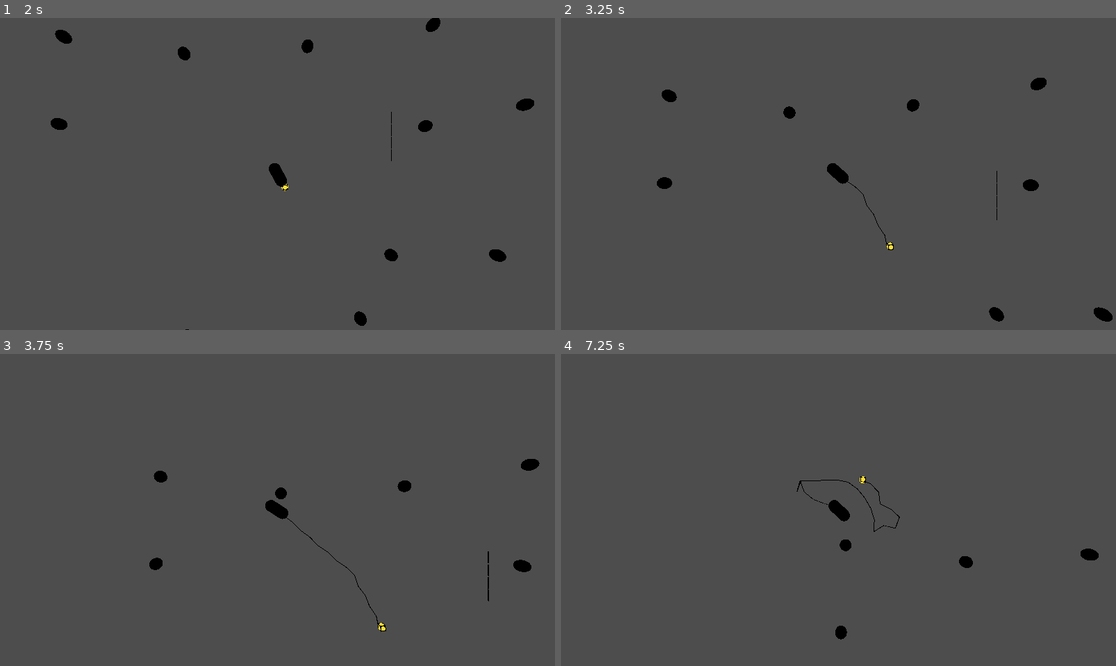
Above: before the commit, frames 1-4 (two rows, left to right).
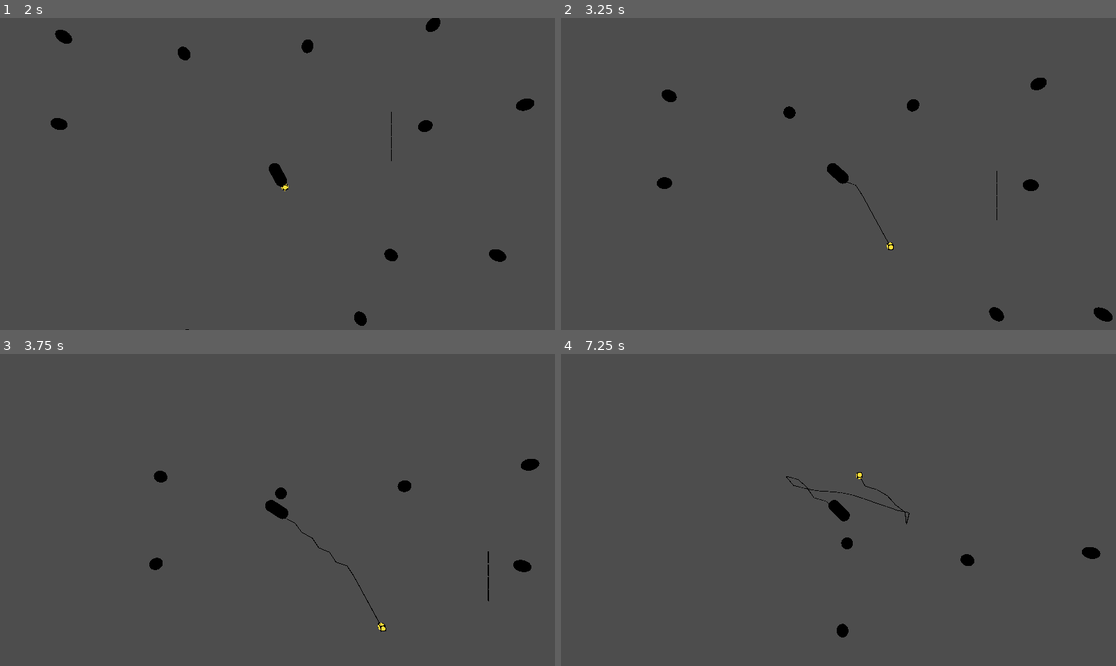
Above: after the commit, the same moments.

Repository: ALP-Games/Asteroid-collection-game
Game: Godot game, scene res://levels/world.tscn
The game is run twice, just before and just after one commit, with the same random seed, the same clock (stepped at 60 frames per second) and the same inputs.
Inputs (mouse positions are in pixels of both pictures, inside the frame that each line leads up to):
- Up to frame 1 (2 s): tap Enter at 0.5 s; move the mouse to (399, 158) at 0.52 s; hold D (rot_right) 0.53-1.28 s; click (399, 158) at 0.6 s; tap Space (stop) at 1.25, 1.35 s; move the mouse to (166, 189) at 1.27 s; hold S (reverse) from 1.28 s (still down)
- Up to frame 2 (3.25 s): move the mouse to (894, 105) at 2.02 s; release S (reverse) at 2.03 s; hold D (rot_right) 2.03-2.78 s; click (894, 105) at 2.1 s; move the mouse to (810, 236) at 2.77 s; hold W (thrust) from 2.78 s (still down); tap Space (stop) at 2.85 s; click (810, 236) at 2.92 s
- Up to frame 3 (3.75 s): move the mouse to (444, 556) at 3.52 s; release W (thrust) at 3.53 s; hold A (rot_left) from 3.53 s (still down); click (444, 556) at 3.6 s
- Up to frame 4 (7.25 s): move the mouse to (672, 463) at 4.27 s; tap Space (stop) at 4.35, 5.85 s; move the mouse to (866, 510) at 5.02 s; release A (rot_left) at 5.03 s; hold S (reverse) 5.03-5.78 s; click (866, 510) at 5.1 s; move the mouse to (755, 432) at 5.77 s; hold D (rot_right) 5.78-6.53 s; move the mouse to (960, 494) at 6.52 s; hold W (thrust) from 6.53 s (still down); click (960, 494) at 6.6 s

Frame 1 is identical in both runs. In frame 2, less than 0.1% of the frame differs, in the area x 51-60%, y 52-74%; in frame 3, less than 0.1%; in frame 4, 0.4%, in the area x 40-98%, y 37-92%.

Commit message:
removed extension

Diff:
--- a/actors/anchor.tscn
+++ b/actors/anchor.tscn
@@ -47,4 +47,3 @@
 transform = Transform3D(1, 0, 0, 0, 1, 0, 0, 0, 1, 0, 0, -0.291043)
 
 [node name="RopeEnd" type="Node3D" parent="."]
-transform = Transform3D(1, 0, 0, 0, 1, 0, 0, 0, 1, 0, 0, 0.28)
--- /dev/null
+++ b/actors/hook.tscn
@@ -0,0 +1,50 @@
+[gd_scene load_steps=7 format=3 uid="uid://cel7gr1l4orx3"]
+
+[ext_resource type="Script" uid="uid://piyisi5o6pl3" path="res://actors/rope_segment.gd" id="1_p38s4"]
+
+[sub_resource type="StandardMaterial3D" id="StandardMaterial3D_p38s4"]
+albedo_color = Color(0.38, 0.38, 0.38, 1)
+metallic = 0.7
+
+[sub_resource type="BoxMesh" id="BoxMesh_p38s4"]
+material = SubResource("StandardMaterial3D_p38s4")
+size = Vector3(0.45, 0.45, 0.1)
+
+[sub_resource type="StandardMaterial3D" id="StandardMaterial3D_b33q5"]
+albedo_color = Color(0.38, 0.38, 0.38, 1)
+metallic = 0.7
+
+[sub_resource type="PrismMesh" id="PrismMesh_p38s4"]
+material = SubResource("StandardMaterial3D_b33q5")
+left_to_right = 0.3
+size = Vector3(0.2, 0.35, 0.45)
+
+[sub_resource type="BoxShape3D" id="BoxShape3D_b33q5"]
+size = Vector3(0.45, 0.45, 0.45)
+
+[node name="Hook" type="RigidBody3D"]
+script = ExtResource("1_p38s4")
+
+[node name="Graphics" type="Node3D" parent="."]
+transform = Transform3D(1, 0, 0, 0, 0.418124, 0, 0, 0, 1, 0, 0, 0)
+
+[node name="MeshInstance3D" type="MeshInstance3D" parent="Graphics"]
+transform = Transform3D(1, 0, 0, 0, 1, 0, 0, 0, 1, 0, 0, 0.174098)
+mesh = SubResource("BoxMesh_p38s4")
+
+[node name="MeshInstance3D2" type="MeshInstance3D" parent="Graphics"]
+transform = Transform3D(1, 0, 0, 0, -4.37114e-08, 1, 0, -1, -4.37114e-08, -0.125, 0, -0.050193)
+mesh = SubResource("PrismMesh_p38s4")
+
+[node name="MeshInstance3D3" type="MeshInstance3D" parent="Graphics"]
+transform = Transform3D(-1, 0, 0, 0, -4.37114e-08, 1, 0, -1, -4.37114e-08, 0.12464, 0, -0.050193)
+mesh = SubResource("PrismMesh_p38s4")
+
+[node name="CollisionShape3D" type="CollisionShape3D" parent="."]
+shape = SubResource("BoxShape3D_b33q5")
+
+[node name="RopeEnd" type="Node3D" parent="."]
+transform = Transform3D(1, 0, 0, 0, -1.82768e-08, 0.418124, 0, -1, -4.37114e-08, 0.00199103, 0, 0.1807)
+
+[node name="RopeFront" type="Node3D" parent="."]
+transform = Transform3D(1, 0, 0, 0, -1.82768e-08, 0.418124, 0, -1, -4.37114e-08, 0.0019908, 0, 0.173003)
--- a/actors/rope_emitter.gd
+++ b/actors/rope_emitter.gd
@@ -1,7 +1,7 @@
 class_name RopeEmitter extends Node3D
 
 #const ROPE_SEGMENT = preload("res://actors/rope_segment.tscn")
-@export var first_segment: PackedScene = load("res://actors/anchor.tscn")
+@export var first_segment_scene: PackedScene = load("res://actors/anchor.tscn")
 @export var rope_segment_scene: PackedScene = load("res://actors/rope_segment.tscn")
 
 @export var shoot_force := 20000.0
@@ -31,7 +31,7 @@
 func instantiate_new_rope_segment(new_transform: Transform3D) -> RopeSegment:
 	var new_segment: RopeSegment
 	if current_rope_segment == 0:
-		new_segment = first_segment.instantiate()
+		new_segment = first_segment_scene.instantiate()
 	else:
 		new_segment = rope_segment_scene.instantiate()
 	new_segment.global_transform = new_transform
Not shown, removed: .gitmodules
